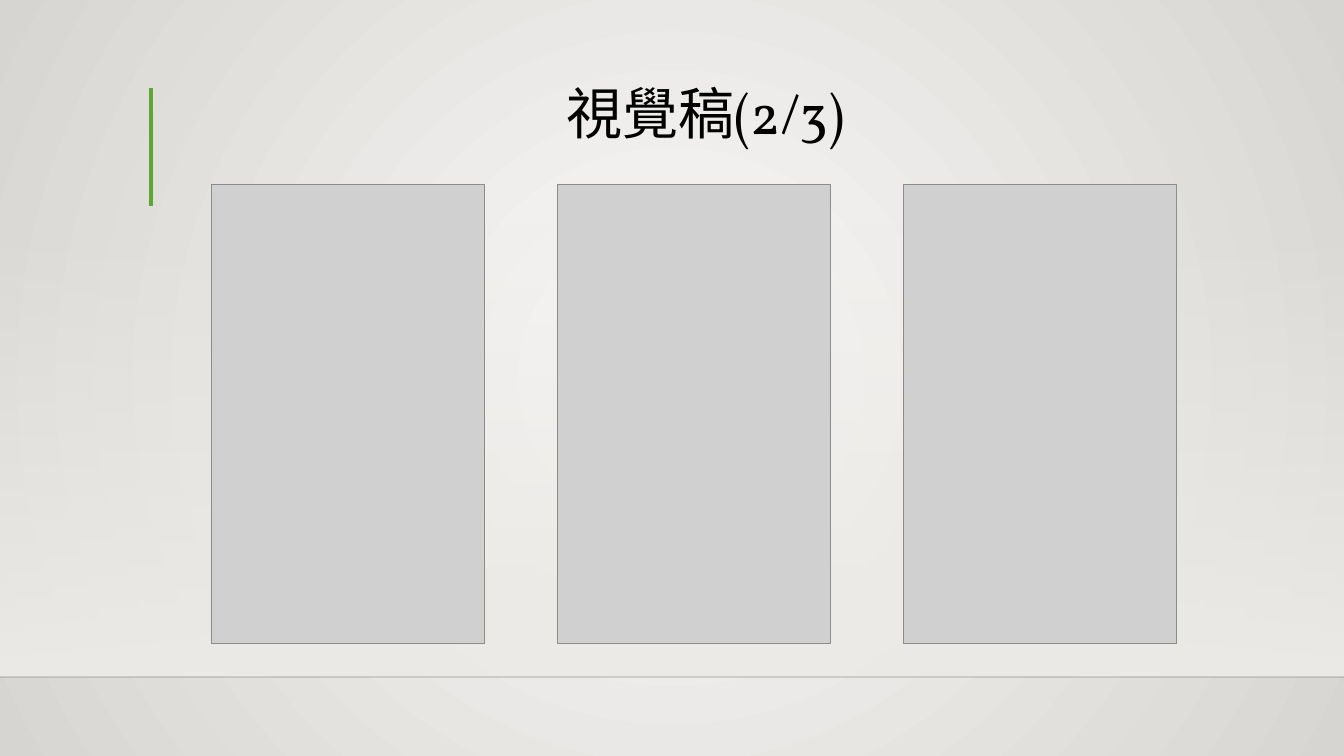
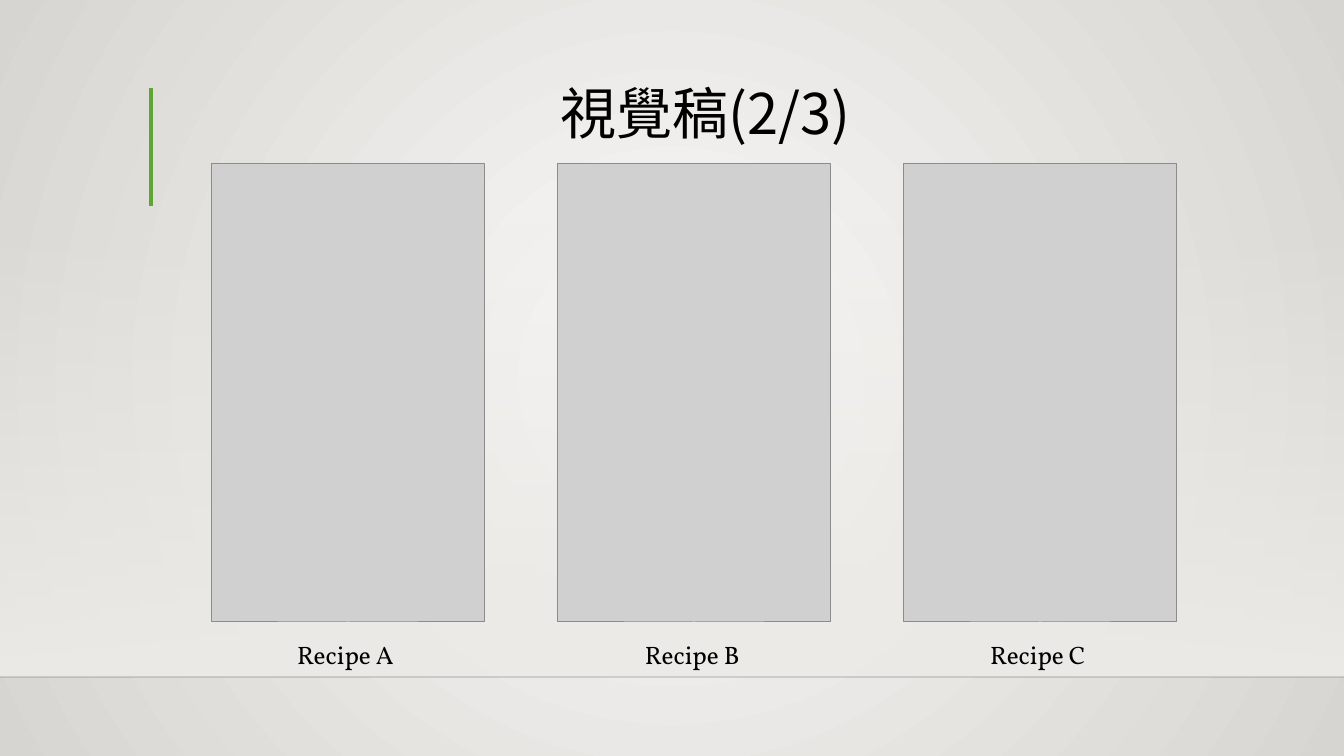
Before and after one commit to ren-hao/MidProject, a slide deck: slide 7 of Midterm_Project/PPT/iRecipe.pptx. Drawn at 1344x756 pixels with LibreOffice and Linux fonts; fonts in the diff are those of the drawing; grey boxes stand for pictures; background and template pictures are left out. Boxes give left, top, right and bottom in pixels: in the first picture for what was removed or moved away, otherwise in the second. Text is boxed around its words. In the diff, an @@ line names an element or a change of style, - is before the commit and + after.

```diff
--- a/Midterm_Project/PPT/iRecipe.pptx
+++ b/Midterm_Project/PPT/iRecipe.pptx
@@ title "視覺稿(2/3)" at [561, 86, 851, 145]: font Vollkorn to Noto Sans CJK SC @@
@@ 3 pictures: place and size @@
-3 pictures at [211, 185, 1177, 643]
+3 pictures at [211, 163, 1177, 622]
@@ text added at [297, 646, 394, 670], 18 pt, text #000000 @@
+Recipe A
@@ text added at [645, 646, 740, 670], 18 pt, text #000000 @@
+Recipe B
@@ text added at [990, 646, 1085, 670], 18 pt, text #000000 @@
+Recipe C
```
Also in this commit, not shown: 6 other slides changed, 3 slides added, 1 slide removed, 1 other file.
